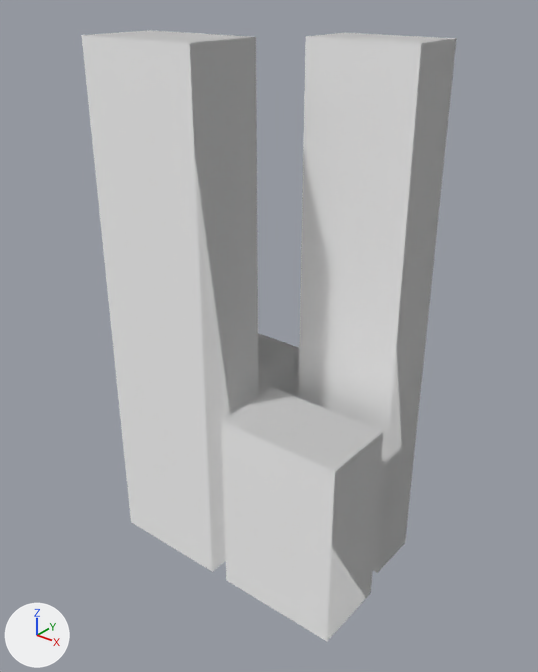
The glTF model assets/models/city_block_12345_6_18.glb: old version first, new version second.
One viewpoint serves both versions: a 50 mm lens placed at (6.33, -7.98, 8.71), pointed at (0.05, -0.13, 3.85). Lighting does not change. The marker at lower left points along +X, +Y and +Z. The first picture is the older version.

The first picture shows 'block_18'.
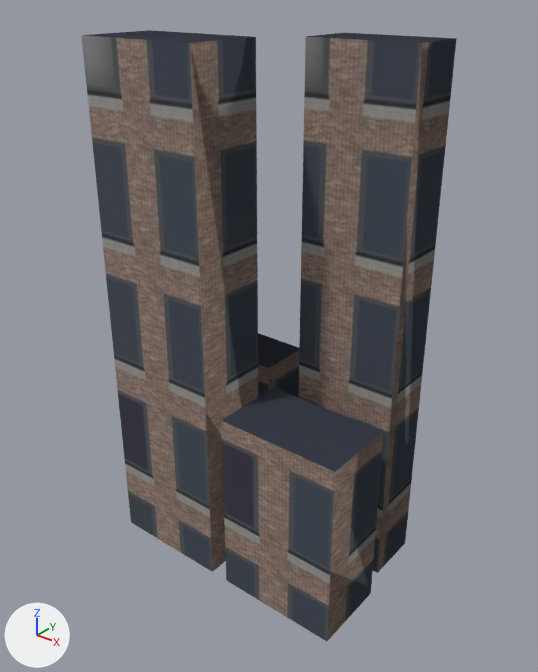
Location of each change, (x1, y1, x2, y2) in pixels of the pictures (538 x 672 px):
'block_18', recoloured, surface changed (darker): (81, 30, 457, 641) in both
part 1 of me_block_18, recoloured (darker): (258, 333, 299, 397) in both
part 2 of me_block_18, recoloured (darker): (81, 30, 258, 572) in both
part 3 of me_block_18, recoloured (darker): (298, 33, 457, 573) in both
part 4 of me_block_18, recoloured (darker): (221, 388, 384, 641) in both
part 5 of me_block_18, surface changed (darker): (81, 30, 457, 641) in both

The change, as a diff of the scene's bpy script:
```diff
--- a/assets/models/city_block_12345_6_18.glb.py
+++ b/assets/models/city_block_12345_6_18.glb.py
@@ img_image_0 @@
+img_image_0 = load_image('Image_0', '_unpacked/Image_0', 512, 512, 'sRGB')
@@ mat_tier1 @@
+mat_tier1 = principled_material('tier1')
+mat_tier1.texture = img_image_0
+mat_tier1.roughness = 0.9
@@ mat_tier1_001 @@
+mat_tier1_001 = principled_material('tier1.001')
+mat_tier1_001.texture = img_image_0
+mat_tier1_001.roughness = 0.9
@@ mat_tier1_003 @@
+mat_tier1_003 = principled_material('tier1.003')
+mat_tier1_003.texture = img_image_0
+mat_tier1_003.roughness = 0.9
@@ mat_tier1_002 @@
+mat_tier1_002 = principled_material('tier1.002')
+mat_tier1_002.texture = img_image_0
+mat_tier1_002.roughness = 0.9
@@ me_block_18 @@
 me_block_18.from_pydata(...)  # 32 vertices, 48 faces; spans x -2.1..2.1, y -1.35..1.2, z 0.0..8.0
 # used by ob_block_18; location = (0.0, 0.0, 0.0)
+# me_block_18 part 1: all 12 faces centred in x -1.95..-0.3, y 0.3..1.2, z 0.0..3.0 switch from mat_default (white #ffffff) to mat_tier1 (picture img_image_0)
+# me_block_18 part 2: all 12 faces centred in x -2.1..-0.15, y -1.35..-0.15, z 0.0..8.0 switch from mat_default (white #ffffff) to mat_tier1_001 (picture img_image_0)
+# me_block_18 part 3: all 12 faces centred in x 0.3..1.95, y 0.3..1.2, z 0.0..8.0 switch from mat_default (white #ffffff) to mat_tier1_002 (picture img_image_0)
+# me_block_18 part 4: all 12 faces centred in x 0.15..2.1, y -1.35..-0.15, z 0.0..3.0 switch from mat_default (white #ffffff) to mat_tier1_003 (picture img_image_0)
+# me_block_18 part 5: texture (UV) coordinates of 48 of 48 faces, centred in x -2.1..2.1, y -1.35..1.2, z 0.0..8.0, changed; they spanned u 0.0..0.0, v 0.0..0.0 and now span u 0.0..0.16, v 0.0..0.67
```
